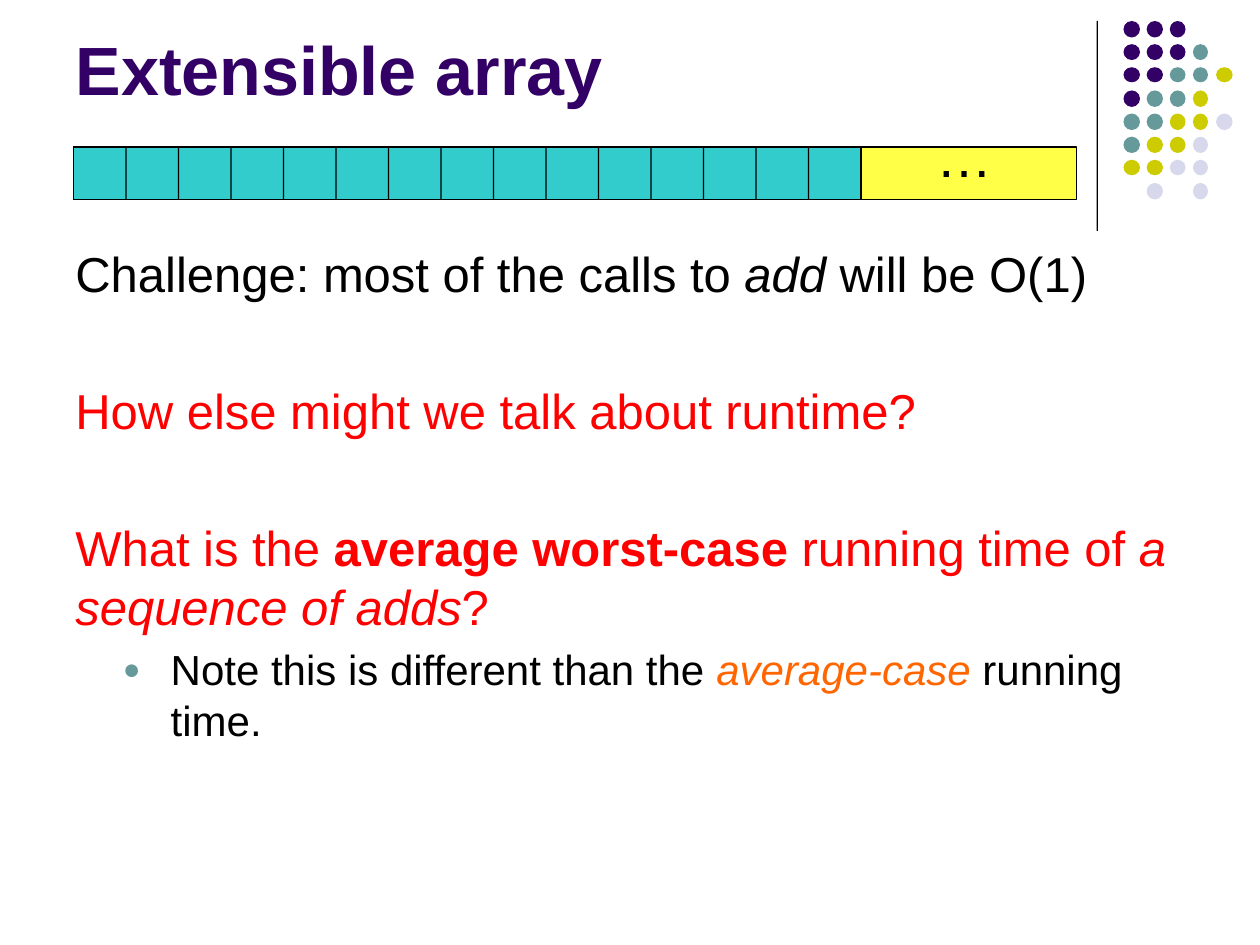
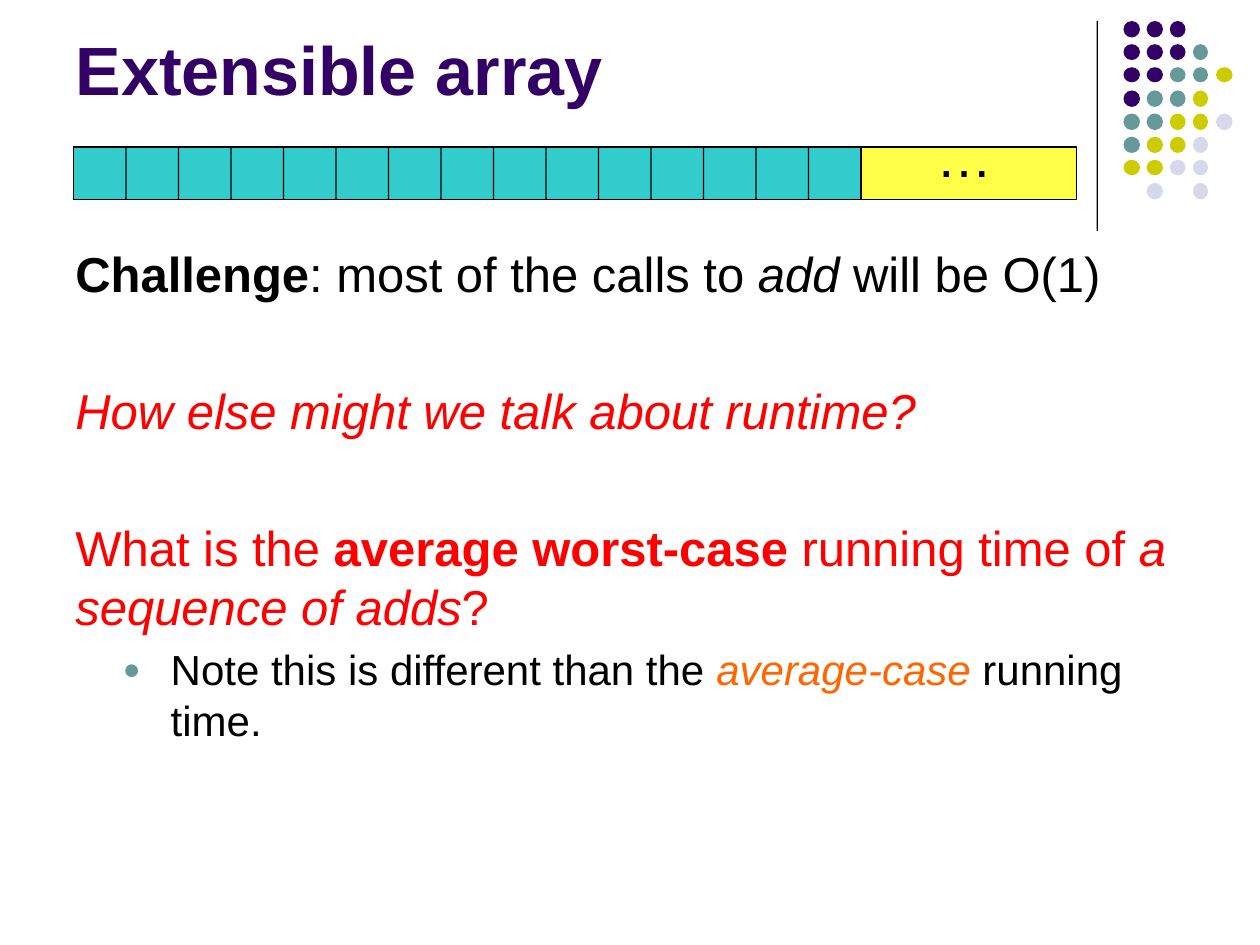
Before and after one commit to Collins-kariuk/Algorithms, a slide deck: slide 11 of Lectures/Lecture 08_Amortized Analysis.pptx. Drawn at 1260x945 pixels with LibreOffice and Linux fonts; fonts in the diff are those of the drawing. Boxes give left, top, right and bottom in pixels: in the first picture for what was removed or moved away, otherwise in the second. Text is boxed around its words. In the diff, an @@ line names an element or a change of style, - is before the commit and + after.

```diff
--- a/Lectures/Lecture 08_Amortized Analysis.pptx
+++ b/Lectures/Lecture 08_Amortized Analysis.pptx
@@ text at (x1=75, y1=256, x2=1101, y2=439): bold on in "Challenge:"; italic on in "How else might we talk about runtime?" @@
```
Also in this commit, not shown: 2 other slides changed.
